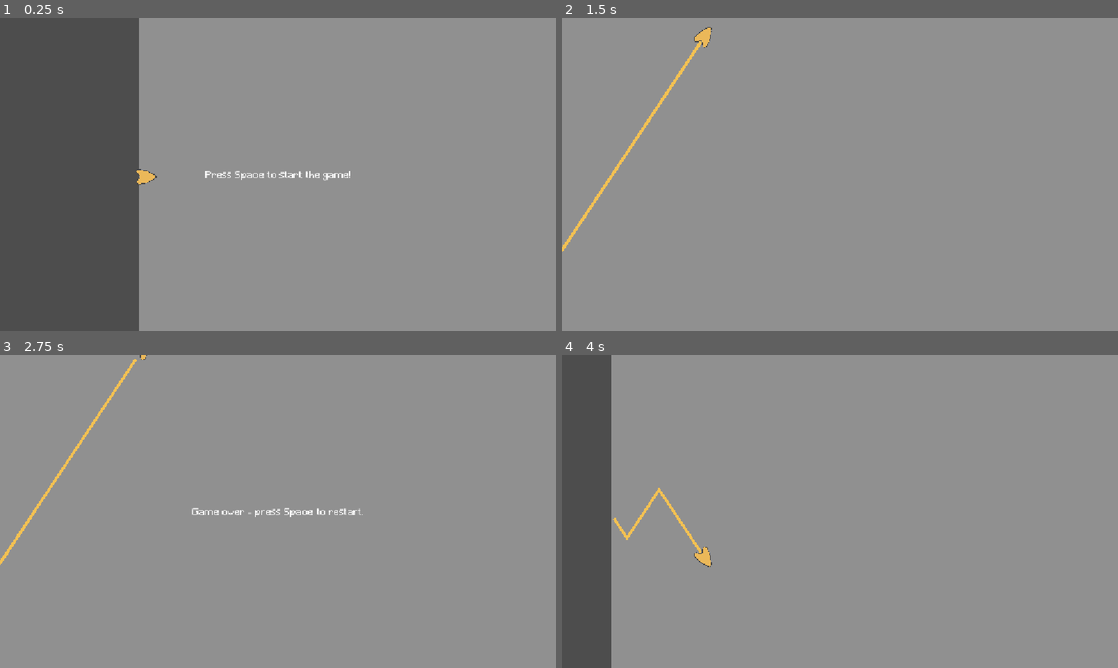
Above: before the commit, frames 1-4 (two rows, left to right).
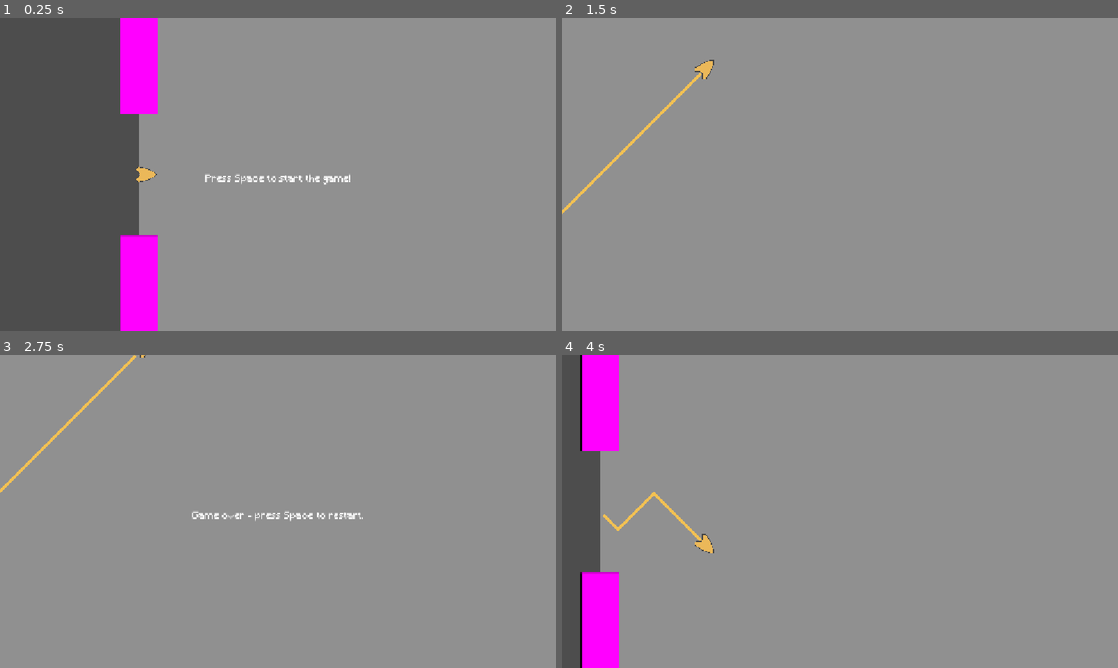
Above: after the commit, the same moments.

Repository: ArifD2286/Wave-Runner
Game: Godot game, scene res://game.tscn
Two runs of this game, one before a commit and one after it. Both use one fixed random seed, a clock stepped at 60 frames per second and the inputs below.
Inputs (mouse positions are in pixels of both pictures, inside the frame that each line leads up to):
- Up to frame 1 (0.25 s): no input
- Up to frame 2 (1.5 s): tap Space at 0.5 s; move the mouse to (962, 158) at 0.52 s; hold Right 0.53-1.25 s; tap Alt at 0.6 s; click (962, 158) at 0.67 s; tap Enter (ui_accept) at 0.77 s; drag from (728, 190) to (812, 237) at 1.27 s
- Up to frame 3 (2.75 s): tap Space at 2 s; move the mouse to (333, 442) at 2.02 s; hold Right from 2.03 s (still down); tap 1 at 2.1 s
- Up to frame 4 (4 s): release Right at 2.75 s; tap Space at 2.75, 3.5, 3.6 s; drag from (812, 574) to (673, 464) at 2.77 s; move the mouse to (1006, 558) at 3.52 s; hold Left from 3.53 s (still down); tap Enter (ui_accept) at 3.77 s

The runs differ from the first frame. In frame 1, 4.6% of the frame differs, in the area x 21-63%, y 0-100%; in frame 2, 1.0%; in frame 3, 1.2%; in frame 4, 5.7%, in the area x 3-28%, y 0-100%.

Commit message:
Update 3.1
Changes:
- Added progress on obstacle spawning mechanic

Diff:
--- a/wave-runner/game.gd
+++ b/wave-runner/game.gd
@@ -1,7 +1,7 @@
 extends Node2D
 
+# Notes/revision:
 # The [game_playing] var will be referred to by other scripts
-
 
 @onready var start_label: Label = $CanvasLayer/Label
 @onready var end_label: Label = $CanvasLayer/Label2
@@ -35,5 +35,5 @@
 	game_over = true
 	end_label.show()
 	# the line of code below is the delay, only after it finishes the player can restart.
-	await get_tree().create_timer(0.7).timeout
+	await get_tree().create_timer(0.5).timeout
 	restart = true
--- a/wave-runner/game.tscn
+++ b/wave-runner/game.tscn
@@ -5,6 +5,7 @@
 [ext_resource type="Texture2D" uid="uid://mkmy4ly64i62" path="res://assets/arrow head.png" id="3_fc0e3"]
 [ext_resource type="Script" uid="uid://c8hnlnfk34thb" path="res://trail.gd" id="3_feb5d"]
 [ext_resource type="FontFile" uid="uid://car0ocxpcxi3o" path="res://assets/Minecraft.ttf" id="5_7jktm"]
+[ext_resource type="PackedScene" uid="uid://dtvxu04gy3ah0" path="res://obstacle.tscn" id="6_ryrav"]
 
 [sub_resource type="CapsuleShape2D" id="CapsuleShape2D_feb5d"]
 radius = 75.00012
@@ -19,7 +20,7 @@
 color = Color(0.5647059, 0.5647059, 0.5647059, 1)
 
 [node name="CharacterBody2D" type="CharacterBody2D" parent="." unique_id=1578341794]
-position = Vector2(0, 329)
+position = Vector2(0, 324)
 script = ExtResource("1_80nbo")
 
 [node name="Line2D" type="Line2D" parent="CharacterBody2D" unique_id=1571316021]
@@ -51,9 +52,9 @@
 [node name="Label" type="Label" parent="CanvasLayer" unique_id=1292818224]
 texture_filter = 1
 offset_left = 425.0
-offset_top = 317.0
+offset_top = 324.0
 offset_right = 727.0
-offset_bottom = 341.0
+offset_bottom = 348.0
 theme_override_fonts/font = ExtResource("5_7jktm")
 theme_override_font_sizes/font_size = 20
 text = "Press Space to start the game!"
@@ -61,9 +62,12 @@
 [node name="Label2" type="Label" parent="CanvasLayer" unique_id=1779393544]
 texture_filter = 1
 offset_left = 397.0
-offset_top = 317.0
+offset_top = 324.0
 offset_right = 754.0
-offset_bottom = 340.0
+offset_bottom = 347.0
 theme_override_fonts/font = ExtResource("5_7jktm")
 theme_override_font_sizes/font_size = 20
 text = "Game over - press Space to restart."
+
+[node name="Node2D" parent="." unique_id=38477929 instance=ExtResource("6_ryrav")]
+position = Vector2(0, 324)
--- /dev/null
+++ b/wave-runner/obstacle.gd
@@ -0,0 +1,15 @@
+extends Node2D
+
+# Notes/revision:
+#
+
+@export var gap_size: float = 250.0
+@export var wall_height: = 750.0
+@onready var top_wall: StaticBody2D = $"Top obstacle"
+@onready var bottom_wall: StaticBody2D = $"Bottom obstacle"
+
+
+func _ready() -> void:
+	var offset = gap_size / 2.0 + wall_height / 2.0
+	top_wall.position.y = -offset
+	bottom_wall.position.y = offset
--- /dev/null
+++ b/wave-runner/obstacle.tscn
@@ -0,0 +1,35 @@
+[gd_scene format=3 uid="uid://dtvxu04gy3ah0"]
+
+[ext_resource type="Script" uid="uid://drauv0dghas0t" path="res://obstacle.gd" id="1_sl1jc"]
+
+[sub_resource type="PlaceholderTexture2D" id="PlaceholderTexture2D_eow3j"]
+size = Vector2(80, 750)
+
+[sub_resource type="RectangleShape2D" id="RectangleShape2D_j5wjh"]
+size = Vector2(80, 750)
+
+[sub_resource type="PlaceholderTexture2D" id="PlaceholderTexture2D_vef74"]
+size = Vector2(80, 750)
+
+[sub_resource type="RectangleShape2D" id="RectangleShape2D_hve3p"]
+size = Vector2(80, 750)
+
+[node name="Node2D" type="Node2D" unique_id=38477929]
+script = ExtResource("1_sl1jc")
+
+[node name="Top obstacle" type="StaticBody2D" parent="." unique_id=1664106664]
+
+[node name="Sprite2D" type="Sprite2D" parent="Top obstacle" unique_id=527264441]
+texture_filter = 1
+texture = SubResource("PlaceholderTexture2D_eow3j")
+
+[node name="CollisionShape2D" type="CollisionShape2D" parent="Top obstacle" unique_id=1628867374]
+shape = SubResource("RectangleShape2D_j5wjh")
+
+[node name="Bottom obstacle" type="StaticBody2D" parent="." unique_id=1802311467]
+
+[node name="Sprite2D" type="Sprite2D" parent="Bottom obstacle" unique_id=788272234]
+texture = SubResource("PlaceholderTexture2D_vef74")
+
+[node name="CollisionShape2D" type="CollisionShape2D" parent="Bottom obstacle" unique_id=281834777]
+shape = SubResource("RectangleShape2D_hve3p")
--- a/wave-runner/player.gd
+++ b/wave-runner/player.gd
@@ -6,8 +6,8 @@
 @onready var game = get_parent()
 @onready var sprite: Node2D = $Sprite2D
 @onready var hitbox: Node2D = $CollisionShape2D
-@export var vertical_speed: float = 600.0
-@export var forward_speed: float = 400.0
+@export var vertical_speed: float = 450.0
+@export var forward_speed: float = 450.0
 var direction: int = 1
 
 
--- a/wave-runner/trail.gd
+++ b/wave-runner/trail.gd
@@ -7,7 +7,7 @@
 
 
 func _ready() -> void:
-	# [top_leve] stops the trail from moving along with the player so the old points stay put
+	# [top_level] stops the trail from moving along with the player so the old points stay put
 	top_level = true
 	global_position = Vector2.ZERO
 
Not shown, added: wave-runner/obstacle.gd.uid
